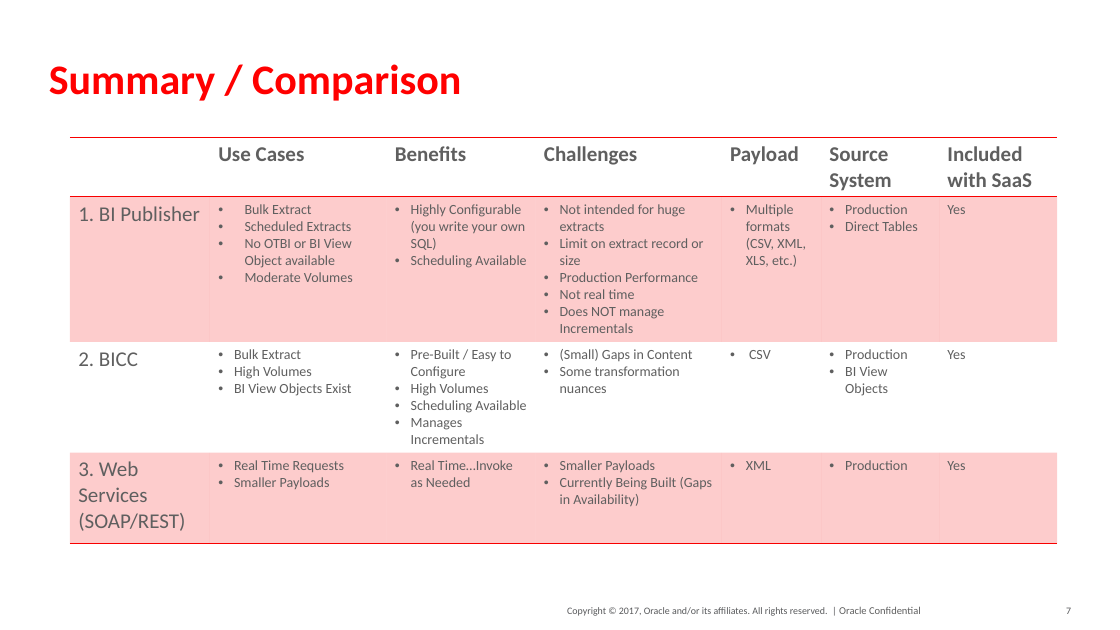
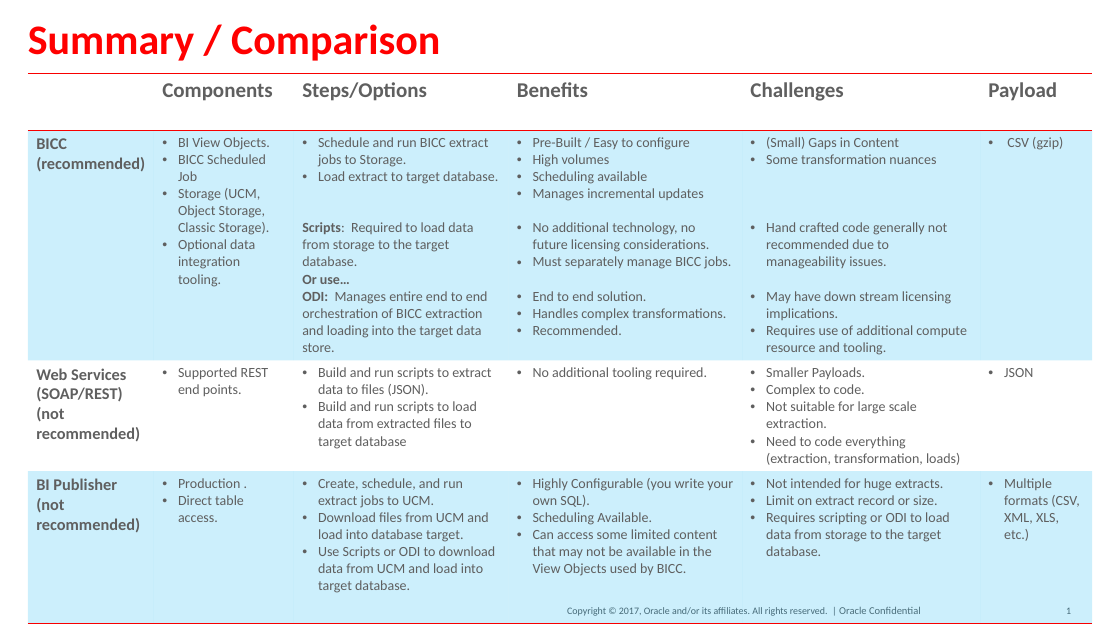
Before and after one commit to dgcameron/erpcloudextract, a slide deck: slide 1 of Architecture_Options_for_Fusion_Data_Extraction.pptx (slide 7 before the commit). Drawn at 1120x630 pixels with LibreOffice and Linux fonts; fonts in the diff are those of the drawing; background and template pictures are left out. Boxes give left, top, right and bottom in pixels: in the first picture for what was removed or moved away, otherwise in the second. Text is boxed around its words. In the diff, an @@ line names an element or a change of style, - is before the commit and + after.

```diff
--- a/Architecture_Options_for_Fusion_Data_Extraction.pptx
+++ b/Architecture_Options_for_Fusion_Data_Extraction.pptx
@@ text "Summary / Comparison": place and size @@
-text "Summary / Comparison" at <box>49,64,461,101</box>
+text "Summary / Comparison" at <box>28,24,440,61</box>
@@ table at <box>28,74,1091,619</box> @@
-column 1:  | 1. BI Publisher | 2. BICC | 3. Web Services / (SOAP/REST)
-column 2: Use Cases | Bulk Extract / Scheduled Extracts / No OTBI or BI View Object available / Moderate Volumes | Bulk Extract / High Volumes / BI View Objects Exist | Real Time Requests / Smaller Payloads
-column 3: Benefits | Highly Configurable (you write your own SQL) / Scheduling Available | Pre-Built / Easy to Configure / High Volumes / Scheduling Available / Manages Incrementals | Real Time…Invoke as Needed
-column 4: Challenges | Not intended for huge extracts / Limit on extract record or size / Production Performance / Not real time / Does NOT manage Incrementals | (Small) Gaps in Content / Some transformation nuances | Smaller Payloads / Currently Being Built (Gaps in Availability)
-column 5: Payload | Multiple formats (CSV, XML, XLS, etc.) | CSV | XML
-column 6: Source System | Production / Direct Tables | Production / BI View Objects | Production
-column 7: Included with SaaS | Yes | Yes | Yes
+column 1:  | BICC / (recommended) | Web Services / (SOAP/REST) / (not recommended) | BI Publisher / (not recommended)
+column 2: Components | BI View Objects. / BICC Scheduled Job / Storage (UCM, Object Storage, Classic Storage). / Optional data integration tooling. | Supported REST end points. | Production . / Direct table access.
+column 3: Steps/Options | Schedule and run BICC extract jobs to Storage. / Load extract to target database. / Scripts: Required to load data from storage to the target database. / Or use… / ODI: Manages entire end to end orchestration of BICC extraction and loading into the target data store. | Build and run scripts to extract data to files (JSON). / Build and run scripts to load data from extracted files to target database | Create, schedule, and run extract jobs to UCM. / Download files from UCM and load into database target. / Use Scripts or ODI to download data from UCM and load into target database.
+column 4: Benefits | Pre-Built / Easy to configure / High volumes / Scheduling available / Manages incremental updates / No additional technology, no future licensing considerations. / Must separately manage BICC jobs. / End to end solution. / Handles complex transformations. / Recommended. | No additional tooling required. | Highly Configurable (you write your own SQL). / Scheduling Available. / Can access some limited content that may not be available in the View Objects used by BICC.
+column 5: Challenges | (Small) Gaps in Content / Some transformation nuances / Hand crafted code generally not recommended due to manageability issues. / May have down stream licensing implications. / Requires use of additional compute resource and tooling. | Smaller Payloads. / Complex to code. / Not suitable for large scale extraction. / Need to code everything (extraction, transformation, loads) | Not intended for huge extracts. / Limit on extract record or size. / Requires scripting or ODI to load data from storage to the target database.
+column 6: Payload | CSV (gzip) | JSON | Multiple formats (CSV, XML, XLS, etc.)
@@ table: place and size @@
-table at <box>70,137,1056,539</box>
+table at <box>28,74,1091,619</box>
@@ page number at <box>1066,608,1071,614</box>: text changed @@
-7
+1
```
Also in this commit, not shown: 1 other slide changed, 8 slides removed, 1 other file.
